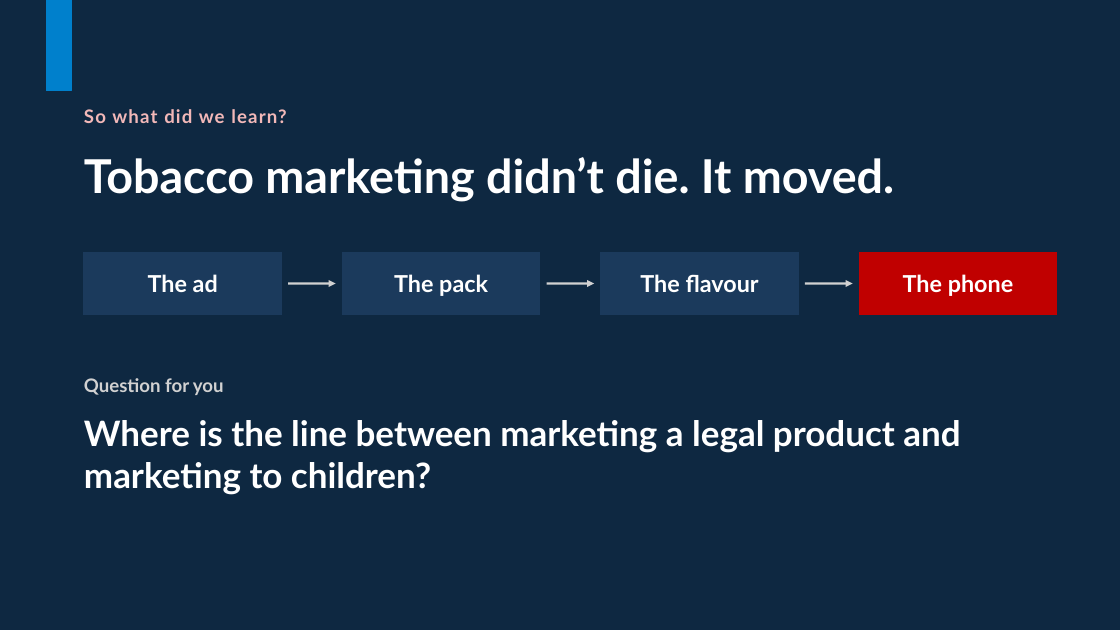
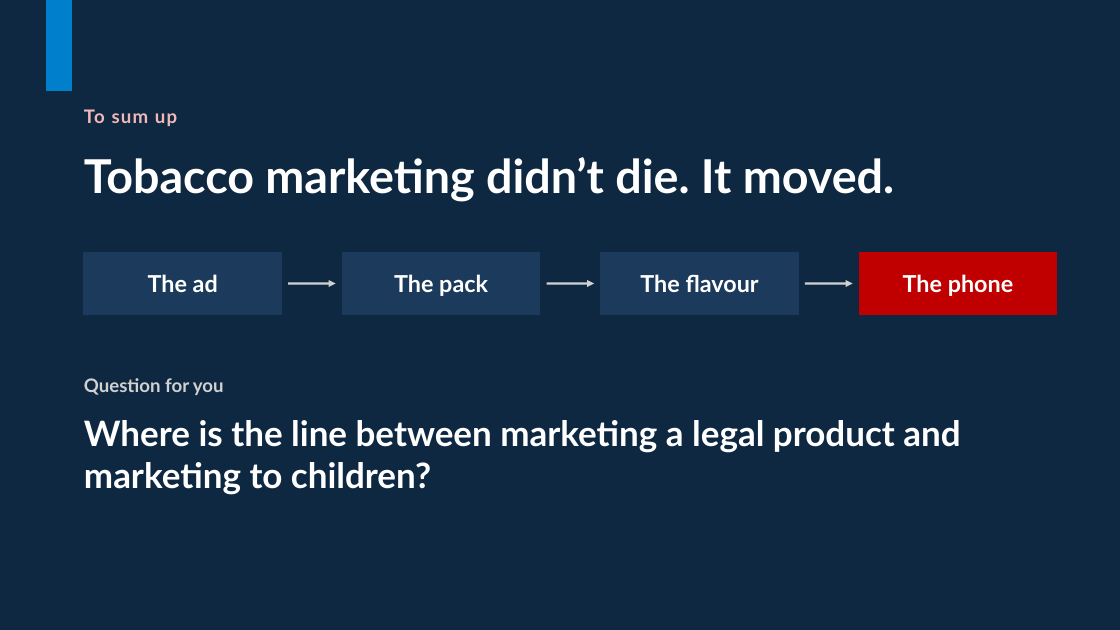
Before and after one commit to untitl333d/-frontend-slides, a slide deck: slide 14 of presentations/tobacco-marketing/Tobacco_Marketing_International_Markets.pptx (slide 12 before the commit). Drawn at 1120x630 pixels with LibreOffice and Linux fonts; fonts in the diff are those of the drawing. Boxes give left, top, right and bottom in pixels: in the first picture for what was removed or moved away, otherwise in the second. Text is boxed around its words. In the diff, an @@ line names an element or a change of style, - is before the commit and + after.

```diff
--- a/presentations/tobacco-marketing/Tobacco_Marketing_International_Markets.pptx
+++ b/presentations/tobacco-marketing/Tobacco_Marketing_International_Markets.pptx
@@ text at (84,109,177,126): text changed @@
-So what did we learn?
+To sum up
```
Also in this commit, not shown: 10 other slides changed, 2 slides added, 2 other files.
